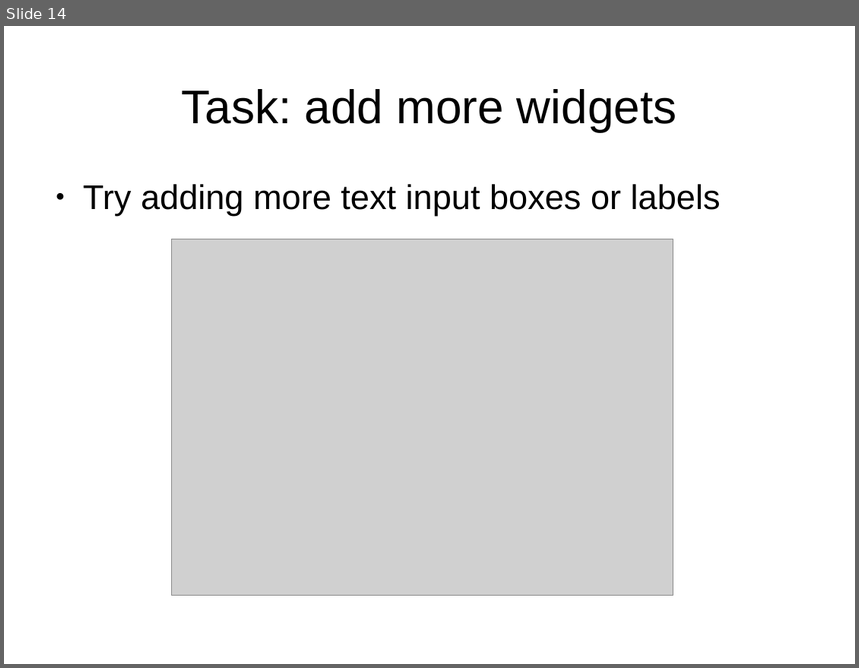
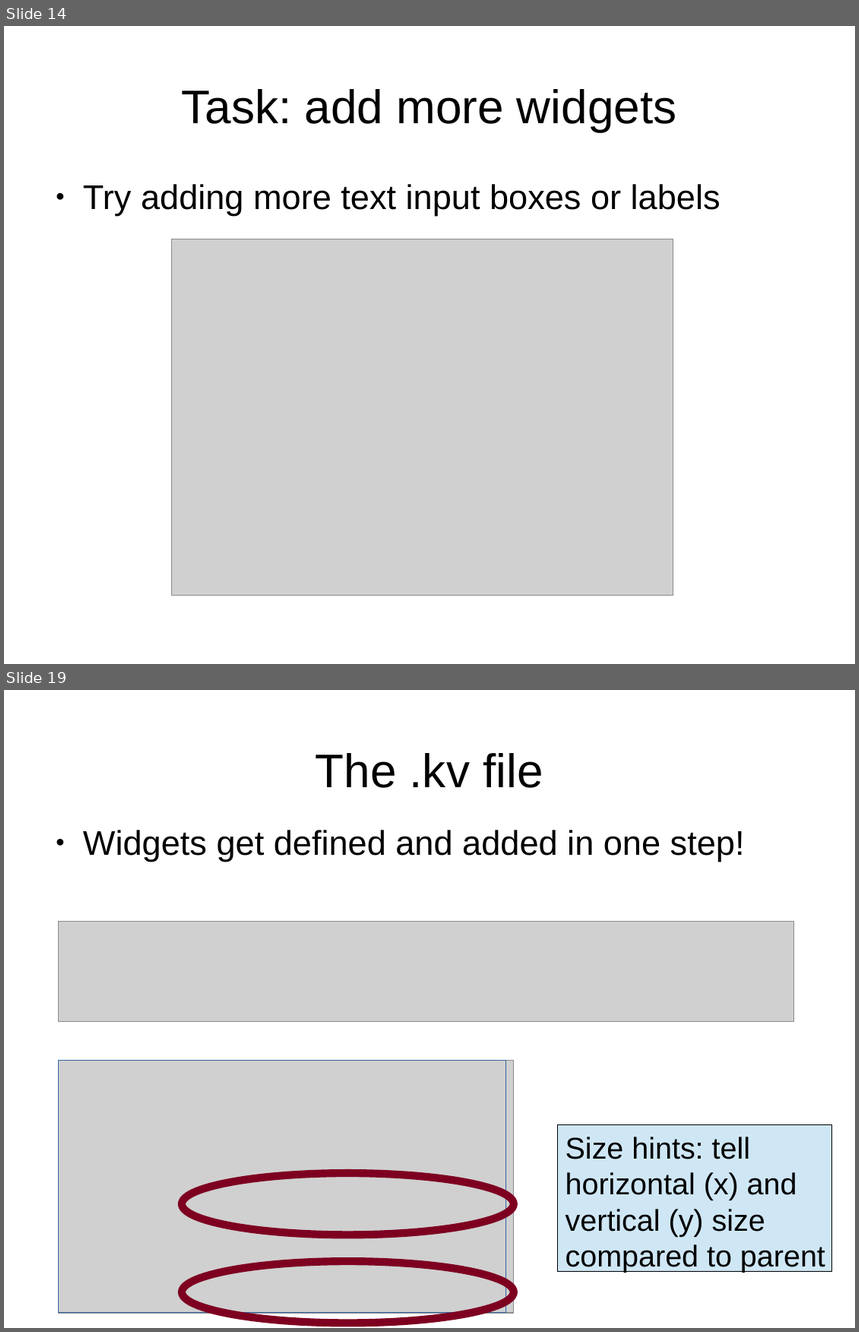
Before and after one commit to adasilva/intro_kivy, a slide deck: intro_kivy.odp. Shown one above the other, each under a label of ours: slide 14 before the commit, slides 14 and 19 after it; the slides between them are not shown. The pictures are 859x668 and 859x1332 pixels, drawn with LibreOffice and Linux fonts; fonts in the diff are those of the drawing; grey boxes stand for pictures. Boxes give left, top, right and bottom in pixels: in the first picture for what was removed or moved away, otherwise in the second. Text is boxed around its words. In the diff, an @@ line names an element or a change of style, - is before the commit and + after.

```diff
--- a/intro_kivy.odp
+++ b/intro_kivy.odp
@@ slide 19 added at (4, 690, 855, 1328), background #FFFFFF @@
@@ title added at (316, 753, 543, 788), 44 pt, text #000000 @@
+The .kv file
@@ text added at (83, 830, 745, 862), 32 pt, text #000000 @@
+● Widgets get defined and added in one step!
@@ picture added at (58, 922, 794, 1022) @@
@@ picture added at (59, 1061, 514, 1313) @@
@@ rectangle added at (59, 1061, 506, 1313), outline #3465A4 0 pt @@
@@ rectangle added at (558, 1125, 832, 1272), fill #CFE7F5, outline #000000 0 pt @@
@@ text added at (566, 1137, 826, 1273), 28 pt, text #000000 @@
+Size hints: tell horizontal (x) and vertical (y) size compared to parent
@@ ellipse added at (182, 1173, 514, 1236), outline #7E0021 7.2 pt @@
@@ ellipse added at (182, 1262, 514, 1323), outline #7E0021 7.2 pt @@
```
Also in this commit, not shown: 7 other slides added, 1 slide removed, 2 other files.
